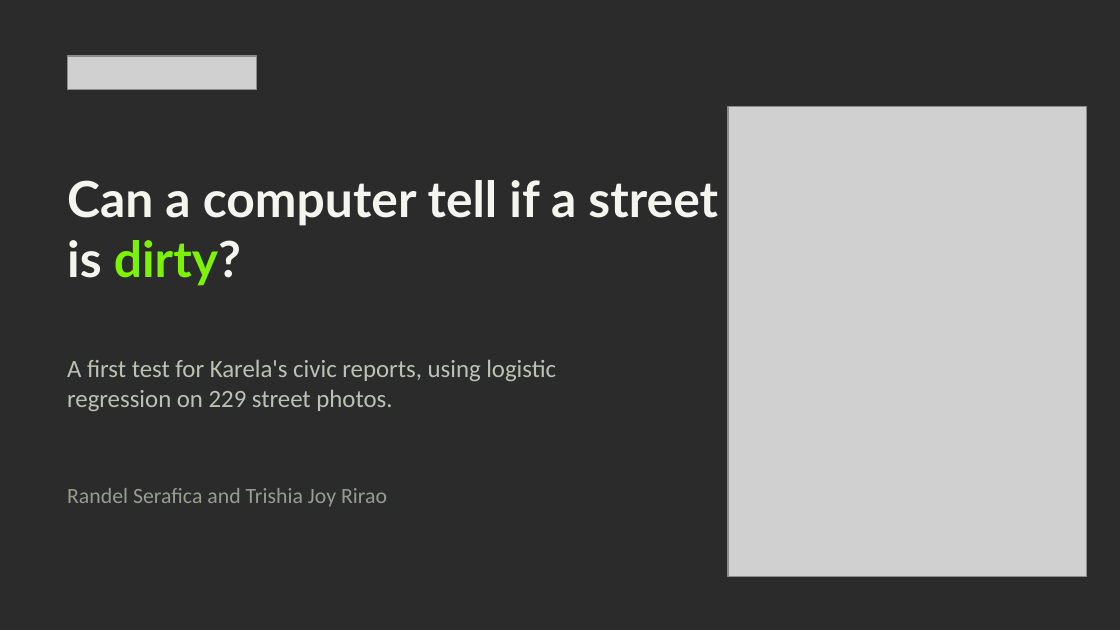
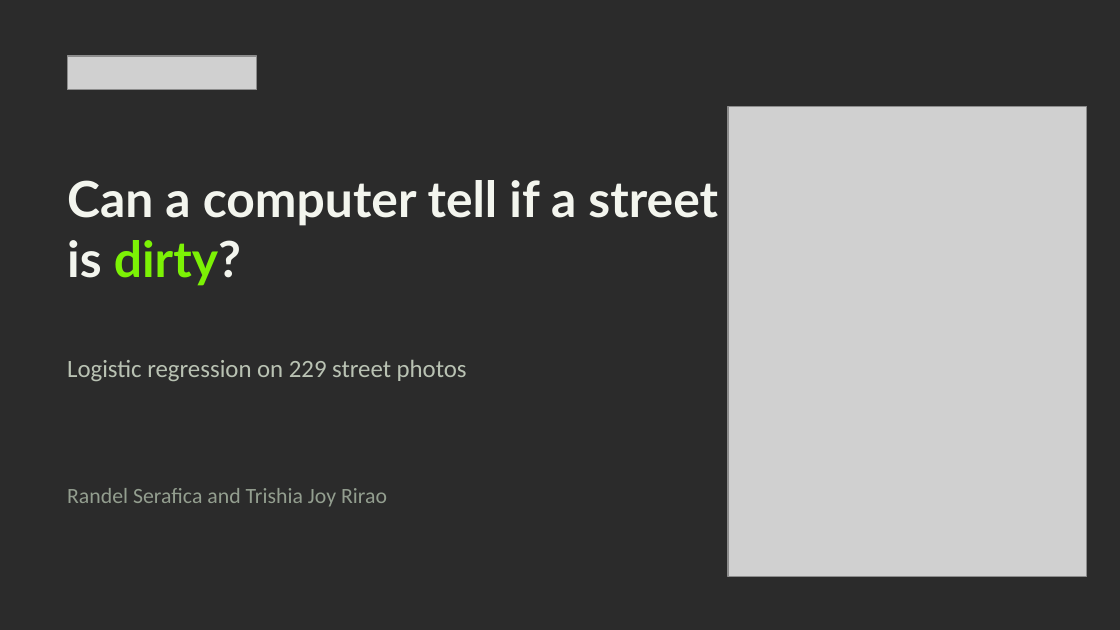
Before and after one commit to Dell015/ml-activity, a slide deck: slide 1 of Karela_ML_Presentation.pptx. Drawn at 1120x630 pixels with LibreOffice and Linux fonts; fonts in the diff are those of the drawing; grey boxes stand for pictures; background and template pictures are left out; a plain dark background stands for a picture behind light text. Boxes give left, top, right and bottom in pixels: in the first picture for what was removed or moved away, otherwise in the second. Text is boxed around its words. In the diff, an @@ line names an element or a change of style, - is before the commit and + after.

Commit message:
Revise presentation script and activity report for clarity and coherence

```diff
--- a/Karela_ML_Presentation.pptx
+++ b/Karela_ML_Presentation.pptx
@@ text at <box>67,360,467,381</box>: text changed @@
-A first test for Karela's civic reports, using logistic regression on 229 street photos.
+Logistic regression on 229 street photos
```
Also in this commit, not shown: 7 other slides changed, 1 slide added, 2 other files.
